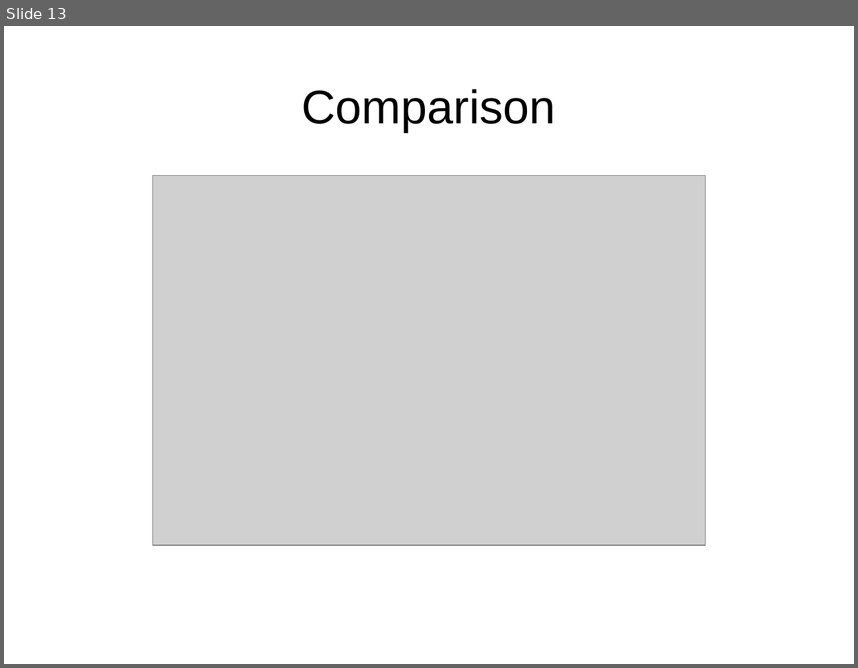
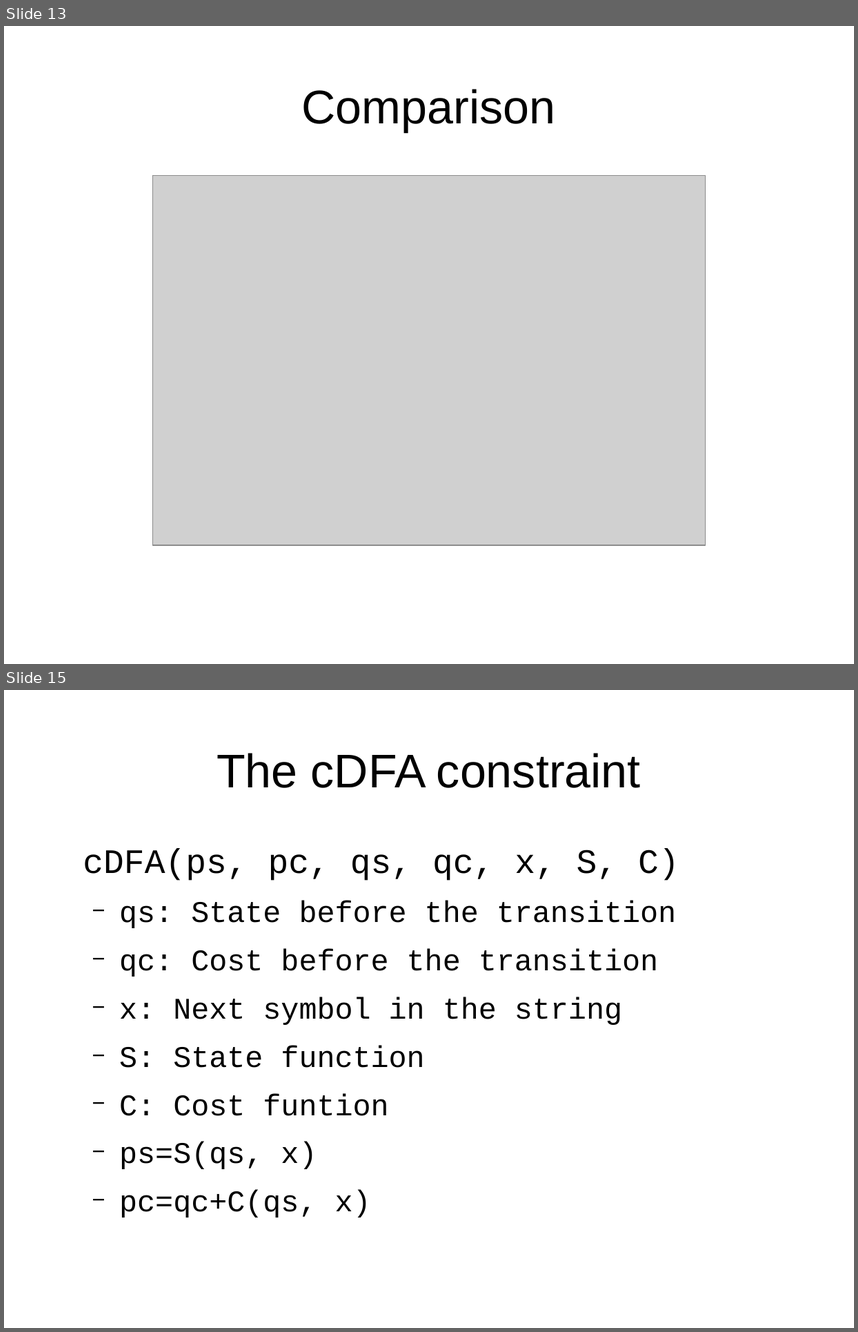
Before and after one commit to klutt/gecode-tuples, a slide deck: doc/presentation.odp. Shown one above the other, each under a label of ours: slide 13 before the commit, slides 13 and 15 after it; the slides between them are not shown. The pictures are 858x668 and 858x1332 pixels, drawn with LibreOffice and Linux fonts; fonts in the diff are those of the drawing; grey boxes stand for pictures. Boxes give left, top, right and bottom in pixels: in the first picture for what was removed or moved away, otherwise in the second. Text is boxed around its words. In the diff, an @@ line names an element or a change of style, - is before the commit and + after.

```diff
--- a/doc/presentation.odp
+++ b/doc/presentation.odp
@@ slide 15 added at bbox=[4, 690, 854, 1328], background #FFFFFF @@
@@ title added at bbox=[217, 753, 641, 788], 44 pt, text #000000 @@
+The cDFA constraint
@@ text added at bbox=[83, 849, 680, 1217], 28 pt, text #000000 @@
+cDFA(ps, pc, qs, qc, x, S, C)
+  − qs: State before the transition
+  − qc: Cost before the transition
+  − x: Next symbol in the string
+  − S: State function
+  − C: Cost funtion
+  − ps=S(qs, x)
+  − pc=qc+C(qs, x)
```
Also in this commit, not shown: 10 other slides added, 5 other files.
